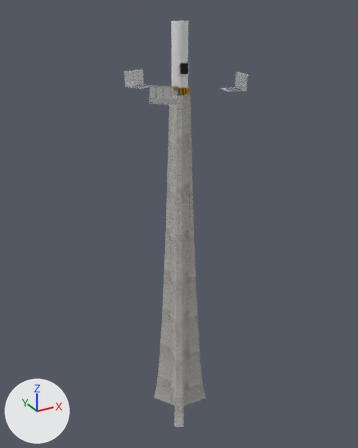
Two versions of the glTF model Room_toronto/_CustomModels/mdl_zesty_room_pillar/mdl_zesty_room_pillar.gltf, one commit apart.
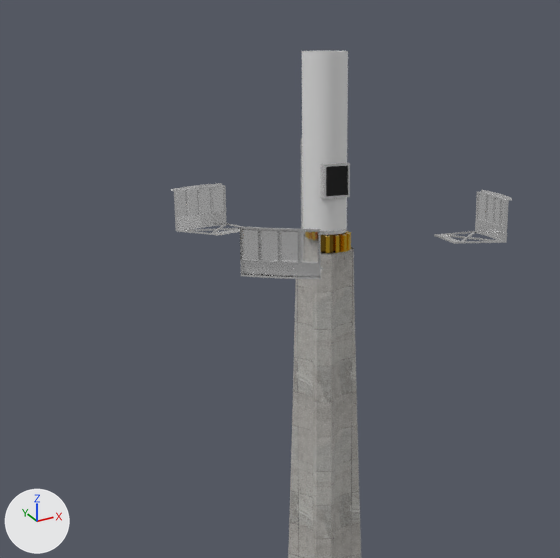
There are two pictures of each version: one whole from a 50 mm camera at (-19.2, -34.7, 5.8) aimed at (0.3, 0.7, -12.0), one close up on the part from 17% to 74% of the width and 0% to 46% of the height. The lights are fixed; the arrows at lower left show +X, +Y and +Z. Where no turn or scale is listed for an object, it has been applied to the vertices. Vertices at the same position are counted once.

Names of what the first close-up shows: 'mdl_zesty_room_pillar'.
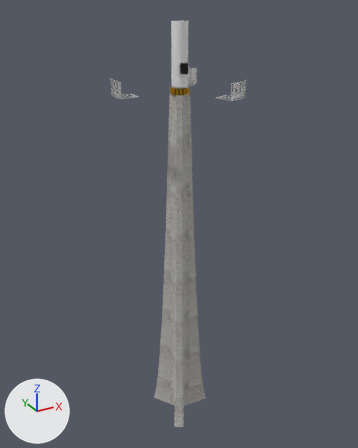
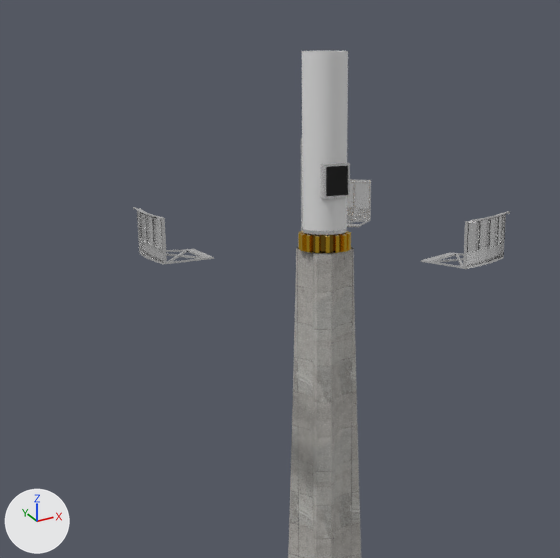
Pixel boxes [x1, y1, x2, y2] of what changed, in the close-ups (560 x 558 px; the box of a moved part takes in the faces that stretch with it):
'mdl_zesty_room_pillar', reshaped: before [171, 50, 512, 558]; after [133, 50, 510, 558]
part 1 of me_circle_001, moved or reshaped: before [434, 190, 512, 244]; after [347, 179, 371, 227]
part 2 of me_circle_001, moved or reshaped: before [171, 183, 240, 236]; after [133, 207, 214, 265]
part 3 of me_circle_001, moved or reshaped: before [239, 226, 323, 279]; after [421, 211, 510, 269]

The change, as a diff of the scene's bpy script:
```diff
--- a/Room_toronto/_CustomModels/mdl_zesty_room_pillar/mdl_zesty_room_pillar.gltf.py
+++ b/Room_toronto/_CustomModels/mdl_zesty_room_pillar/mdl_zesty_room_pillar.gltf.py
@@ me_circle_001 @@
 me_circle_001.from_pydata(...)  # 1949 vertices, 3107 faces; spans x -4.3..5.4, y -4.7..5.4, z -32.1..4.8
 # used by ob_mdl_zesty_room_pillar; location = (0.0, 0.0, 0.0)
+# me_circle_001 part 1: the loose piece of 141 vertices spanning x 3.5..5.4, y -2.0..0.0, z -0.4..0.8 is turned 67.5 degrees about the z axis through the mesh origin
+# me_circle_001 part 2: the loose piece of 141 vertices spanning x -2.7..-0.5, y 3.2..5.4, z -0.4..0.8 is turned 67.5 degrees about the z axis through the mesh origin
+# me_circle_001 part 3: the loose piece of 141 vertices spanning x -4.3..-1.8, y -4.7..-2.3, z -0.4..0.8 is turned 67.5 degrees about the z axis through the mesh origin
 me_circle_001.materials.append(mat_wall_white)
```
